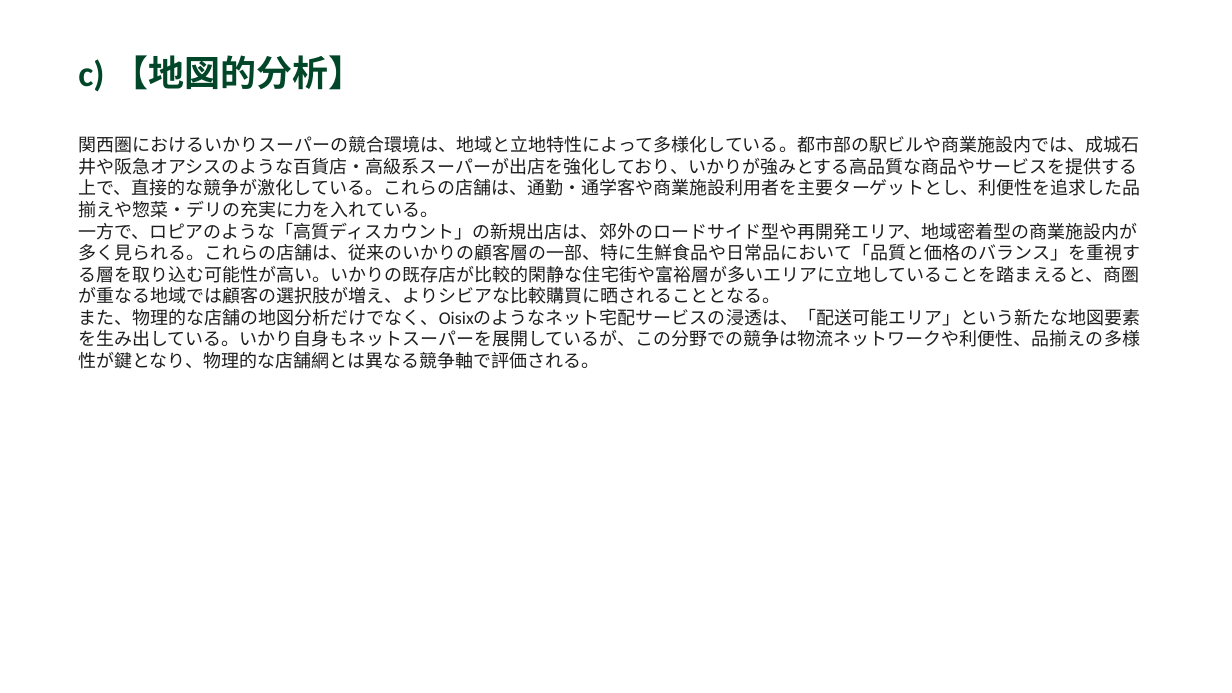
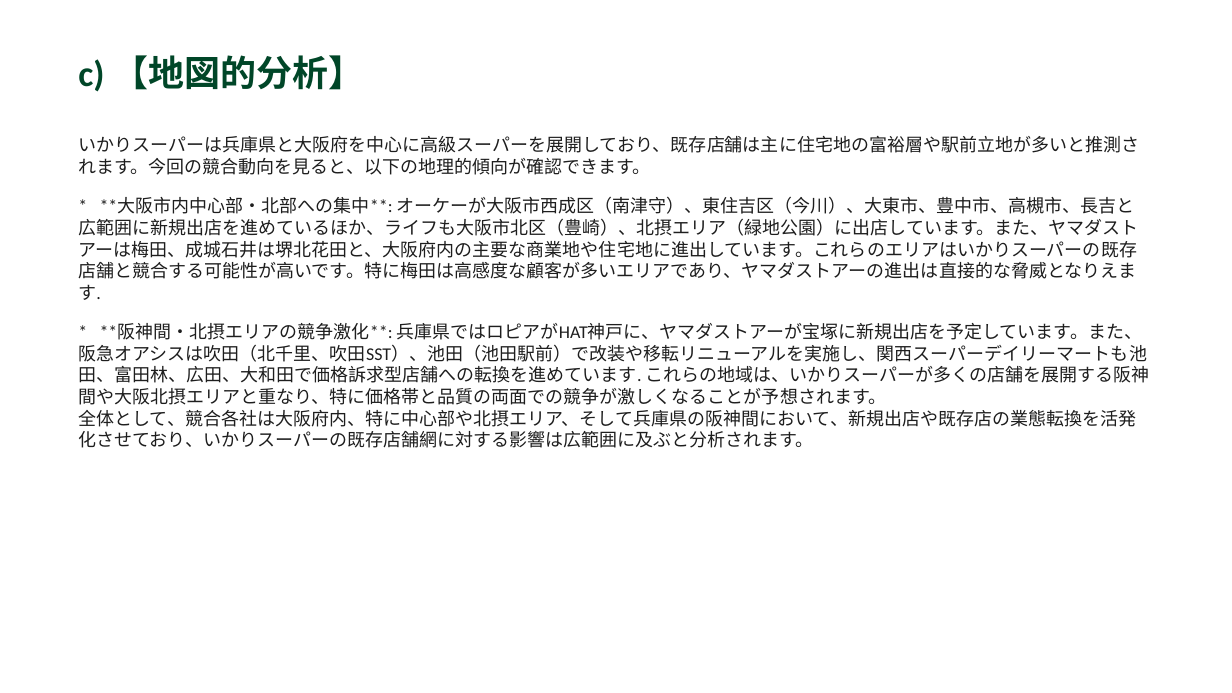
Before and after one commit to yutatbgt-bit/Competitive-research, a slide deck: slide 7 of report/2026_06_15_competitive_report.pptx (slide 4 before the commit). Drawn at 1232x693 pixels with LibreOffice and Linux fonts; fonts in the diff are those of the drawing. Boxes give left, top, right and bottom in pixels: in the first picture for what was removed or moved away, otherwise in the second. Text is boxed around its words. In the diff, an @@ line names an element or a change of style, - is before the commit and + after.

```diff
--- a/report/2026_06_15_competitive_report.pptx
+++ b/report/2026_06_15_competitive_report.pptx
@@ text at (78,136,1150,448): text changed @@
-関西圏におけるいかりスーパーの競合環境は、地域と立地特性によって多様化している。都市部の駅ビルや商業施設内では、成城石井や阪急オアシスのような百貨店・高級系スーパーが出店を強化しており、いかりが強みとする高品質な商品やサービスを提供する上で、直接的な競争が激化している。これらの店舗は、通勤・通学客や商業施設利用者を主要ターゲットとし、利便性を追求した品揃えや惣菜・デリの充実に力を入れている。
-一方で、ロピアのような「高質ディスカウント」の新規出店は、郊外のロードサイド型や再開発エリア、地域密着型の商業施設内が多く見られる。これらの店舗は、従来のいかりの顧客層の一部、特に生鮮食品や日常品において「品質と価格のバランス」を重視する層を取り込む可能性が高い。いかりの既存店が比較的閑静な住宅街や富裕層が多いエリアに立地していることを踏まえると、商圏が重なる地域では顧客の選択肢が増え、よりシビアな比較購買に晒されることとなる。
-また、物理的な店舗の地図分析だけでなく、Oisixのようなネット宅配サービスの浸透は、「配送可能エリア」という新たな地図要素を生み出している。いかり自身もネットスーパーを展開しているが、この分野での競争は物流ネットワークや利便性、品揃えの多様性が鍵となり、物理的な店舗網とは異なる競争軸で評価される。
+いかりスーパーは兵庫県と大阪府を中心に高級スーパーを展開しており、既存店舗は主に住宅地の富裕層や駅前立地が多いと推測されます。今回の競合動向を見ると、以下の地理的傾向が確認できます。
+* **大阪市内中心部・北部への集中**: オーケーが大阪市西成区（南津守）、東住吉区（今川）、大東市、豊中市、高槻市、長吉と広範囲に新規出店を進めているほか、ライフも大阪市北区（豊崎）、北摂エリア（緑地公園）に出店しています。また、ヤマダストアーは梅田、成城石井は堺北花田と、大阪府内の主要な商業地や住宅地に進出しています。これらのエリアはいかりスーパーの既存店舗と競合する可能性が高いです。特に梅田は高感度な顧客が多いエリアであり、ヤマダストアーの進出は直接的な脅威となりえます.
+* **阪神間・北摂エリアの競争激化**: 兵庫県ではロピアがHAT神戸に、ヤマダストアーが宝塚に新規出店を予定しています。また、阪急オアシスは吹田（北千里、吹田SST）、池田（池田駅前）で改装や移転リニューアルを実施し、関西スーパーデイリーマートも池田、富田林、広田、大和田で価格訴求型店舗への転換を進めています. これらの地域は、いかりスーパーが多くの店舗を展開する阪神間や大阪北摂エリアと重なり、特に価格帯と品質の両面での競争が激しくなることが予想されます。
+全体として、競合各社は大阪府内、特に中心部や北摂エリア、そして兵庫県の阪神間において、新規出店や既存店の業態転換を活発化させており、いかりスーパーの既存店舗網に対する影響は広範囲に及ぶと分析されます。
```
Also in this commit, not shown: 4 other slides changed, 3 slides added, 3 other files.
